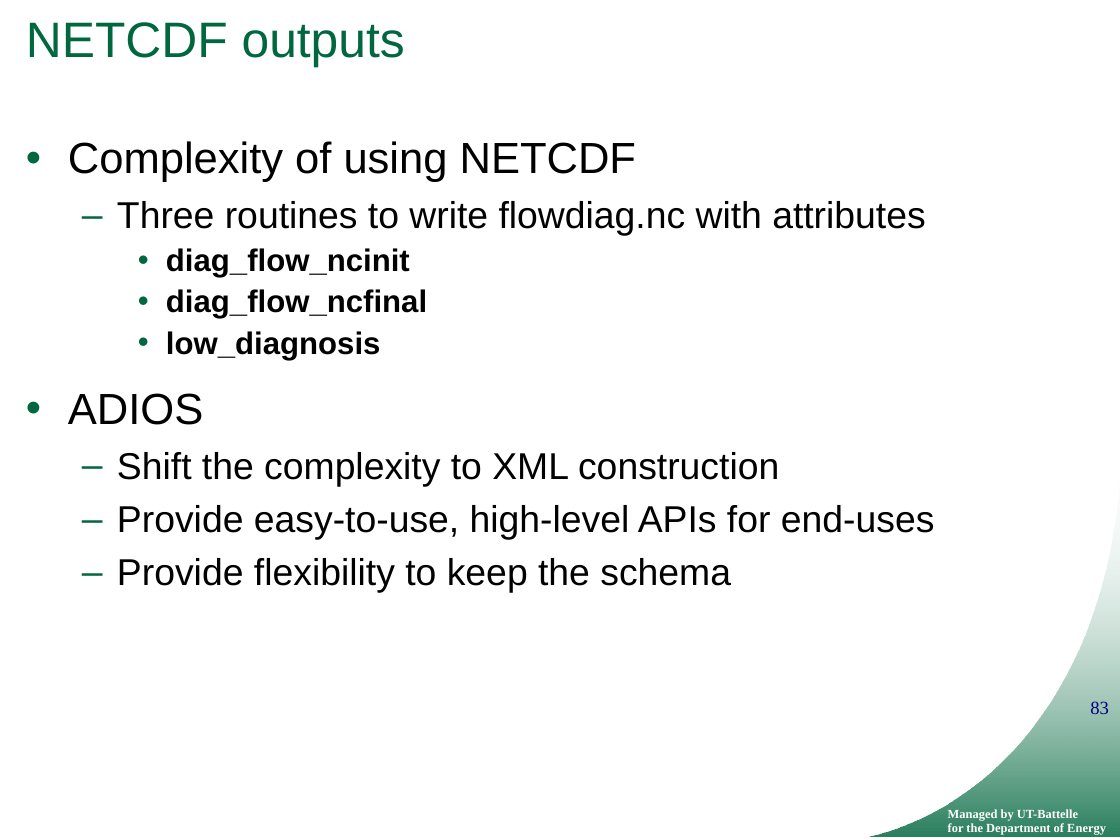
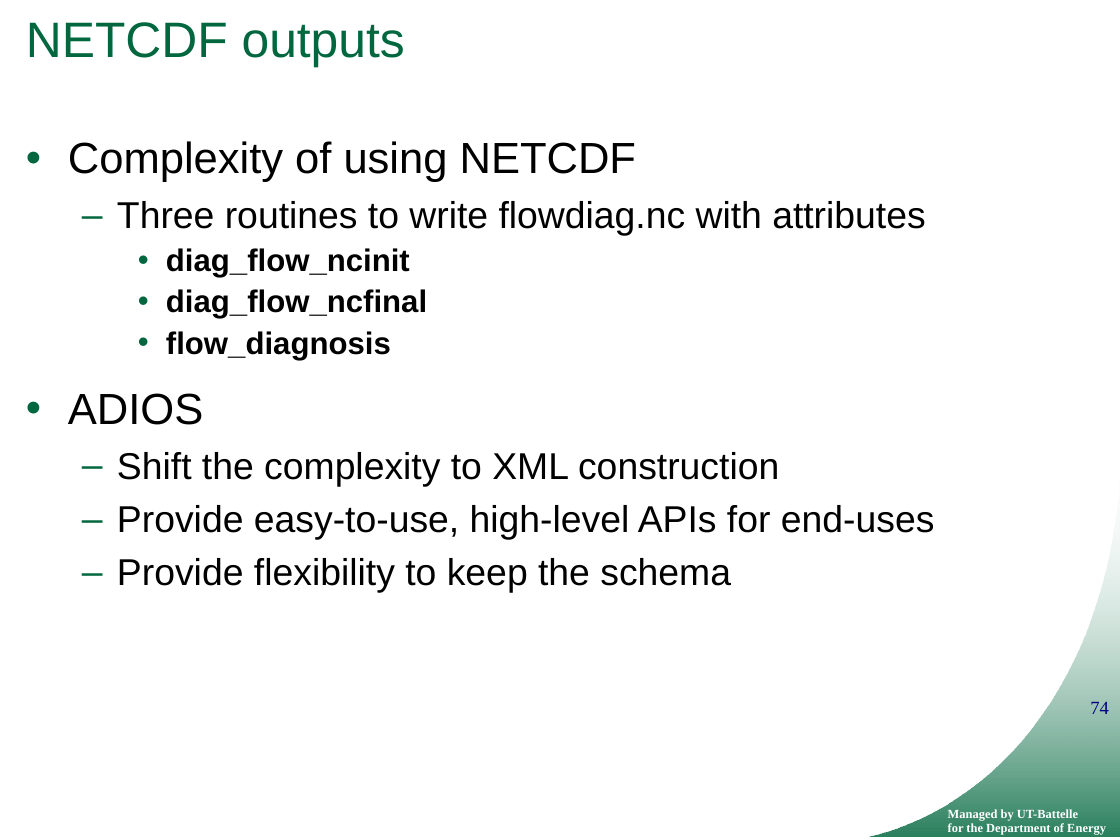
Before and after one commit to ornladios/ADIOS, a slide deck: slide 74 of tutorial/adios_api_scidac_tutorial.pptx (slide 83 before the commit). Drawn at 1120x840 pixels with LibreOffice and Linux fonts; fonts in the diff are those of the drawing; background and template pictures are left out. Boxes give left, top, right and bottom in pixels: in the first picture for what was removed or moved away, otherwise in the second. Text is boxed around its words. In the diff, an @@ line names an element or a change of style, - is before the commit and + after.

```diff
--- a/tutorial/adios_api_scidac_tutorial.pptx
+++ b/tutorial/adios_api_scidac_tutorial.pptx
@@ text at [166,331,391,360]: text changed @@
-    • low_diagnosis
+    • flow_diagnosis
@@ page number at [1090,701,1109,714]: text changed @@
-83
+74
```
Also in this commit, not shown: 22 other slides changed, 2 slides added, 14 slides removed.
